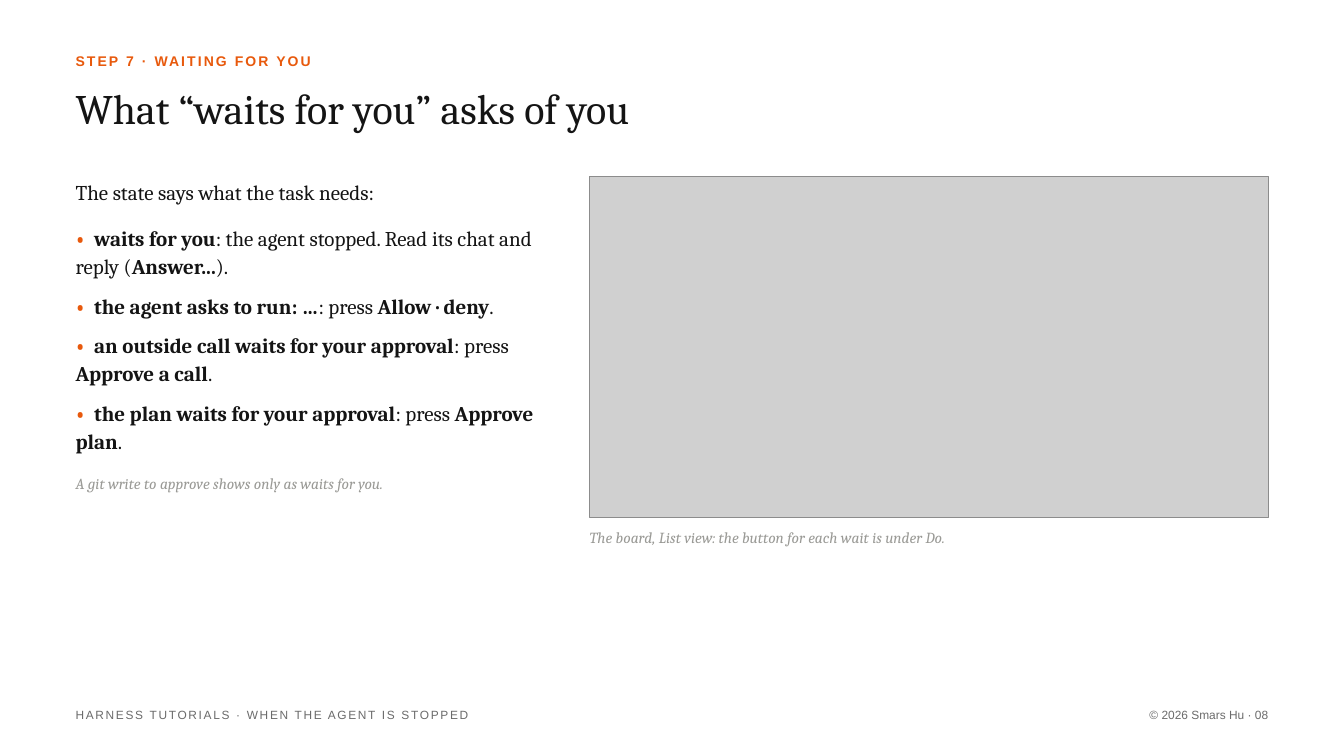
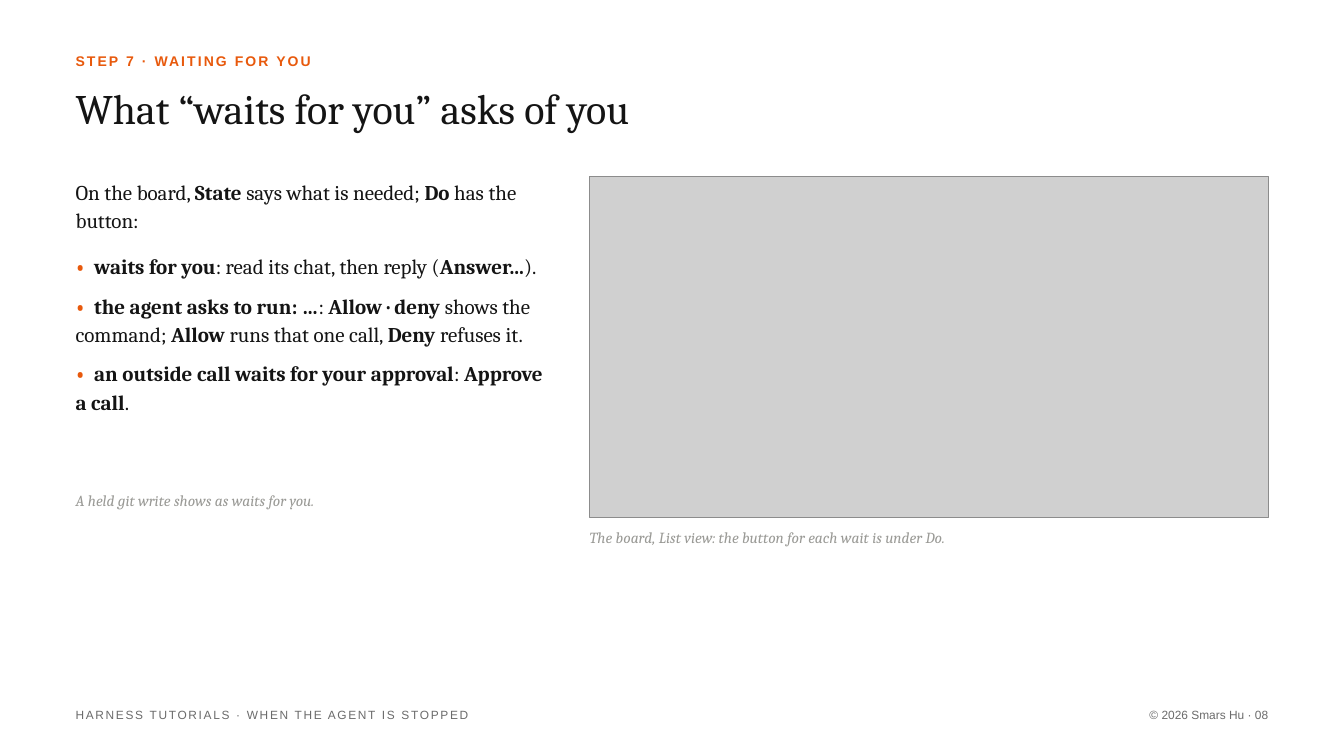
Before and after one commit to Smars-Bin-Hu/ai-exploration, a slide deck: slide 8 of source/tutorials/2_stopped.pptx. Drawn at 1344x756 pixels with LibreOffice and Linux fonts; fonts in the diff are those of the drawing; grey boxes stand for pictures. Boxes give left, top, right and bottom in pixels: in the first picture for what was removed or moved away, otherwise in the second. Text is boxed around its words. In the diff, an @@ line names an element or a change of style, - is before the commit and + after.

```diff
--- a/source/tutorials/2_stopped.pptx
+++ b/source/tutorials/2_stopped.pptx
@@ text at (76, 185, 517, 228): text changed @@
-The state says what the task needs:
+On the board, State says what is needed; Do has the button:
@@ text at (76, 259, 543, 410): text changed @@
-• waits for you: the agent stopped. Read its chat and reply (Answer...).
-• the agent asks to run: …: press Allow · deny.
-• an outside call waits for your approval: press Approve a call.
-• the plan waits for your approval: press Approve plan.
+• waits for you: read its chat, then reply (Answer...).
+• the agent asks to run: …: Allow · deny shows the command; Allow runs that one call, Deny refuses it.
+• an outside call waits for your approval: Approve a call.
@@ text at (76, 495, 315, 509): text changed @@
-A git write to approve shows only as waits for you.
+A held git write shows as waits for you.
```
Also in this commit, not shown: 1 other slide changed, 2 other files.
